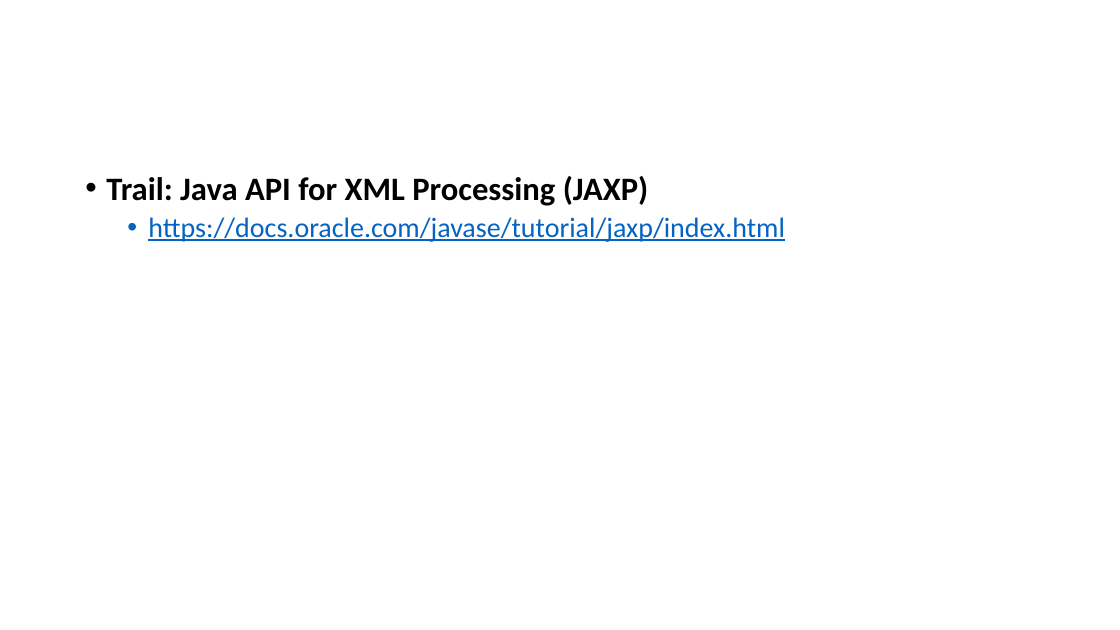
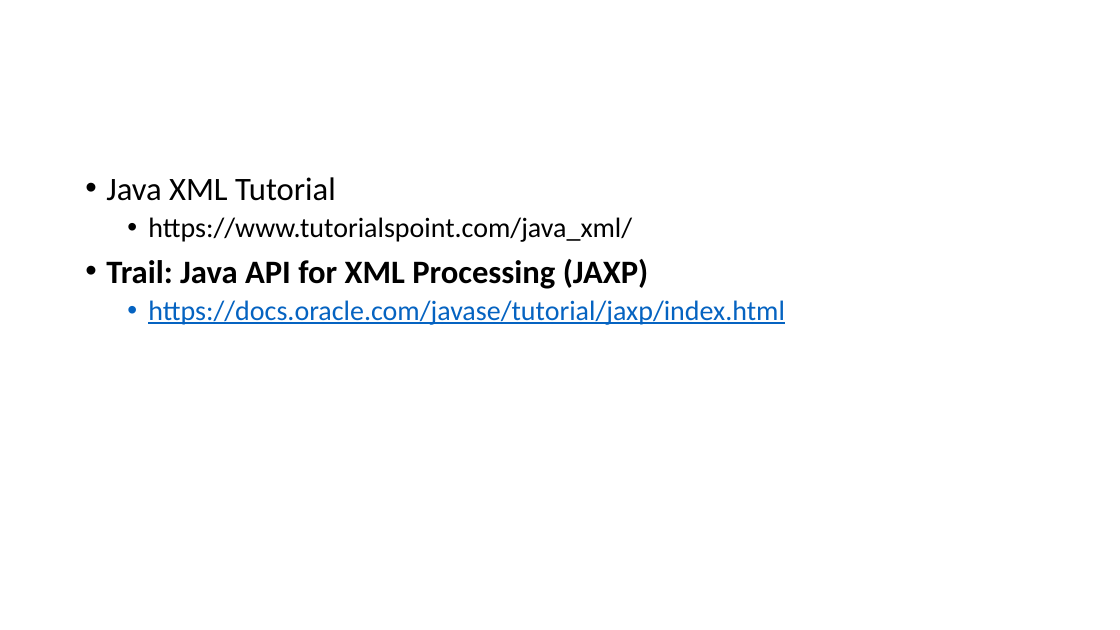
Before and after one commit to lawren43/mytest-repo, a slide deck: slide 19 of java-xml-tutorial/doc/20190608-JAXP-v2.pptx (slide 10 before the commit). Drawn at 1120x630 pixels with LibreOffice and Linux fonts; fonts in the diff are those of the drawing. Boxes give left, top, right and bottom in pixels: in the first picture for what was removed or moved away, otherwise in the second. Text is boxed around its words. In the diff, an @@ line names an element or a change of style, - is before the commit and + after.

```diff
--- a/java-xml-tutorial/doc/20190608-JAXP-v2.pptx
+++ b/java-xml-tutorial/doc/20190608-JAXP-v2.pptx
@@ text at bbox=[106, 177, 632, 242]: paragraphs added @@
+• Java XML Tutorial
+  • https://www.tutorialspoint.com/java_xml/
```
Also in this commit, not shown: 9 slides added, 3 other files.
